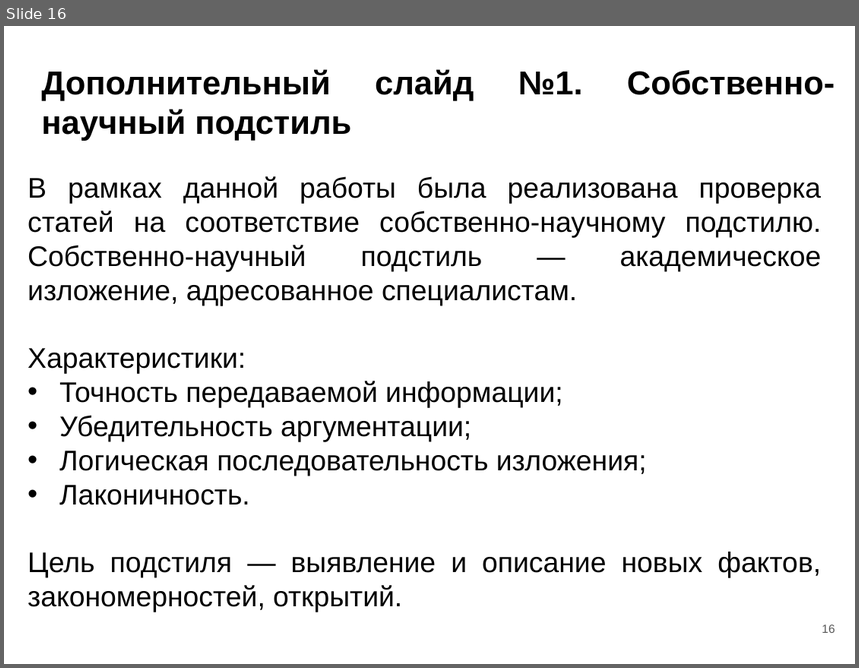
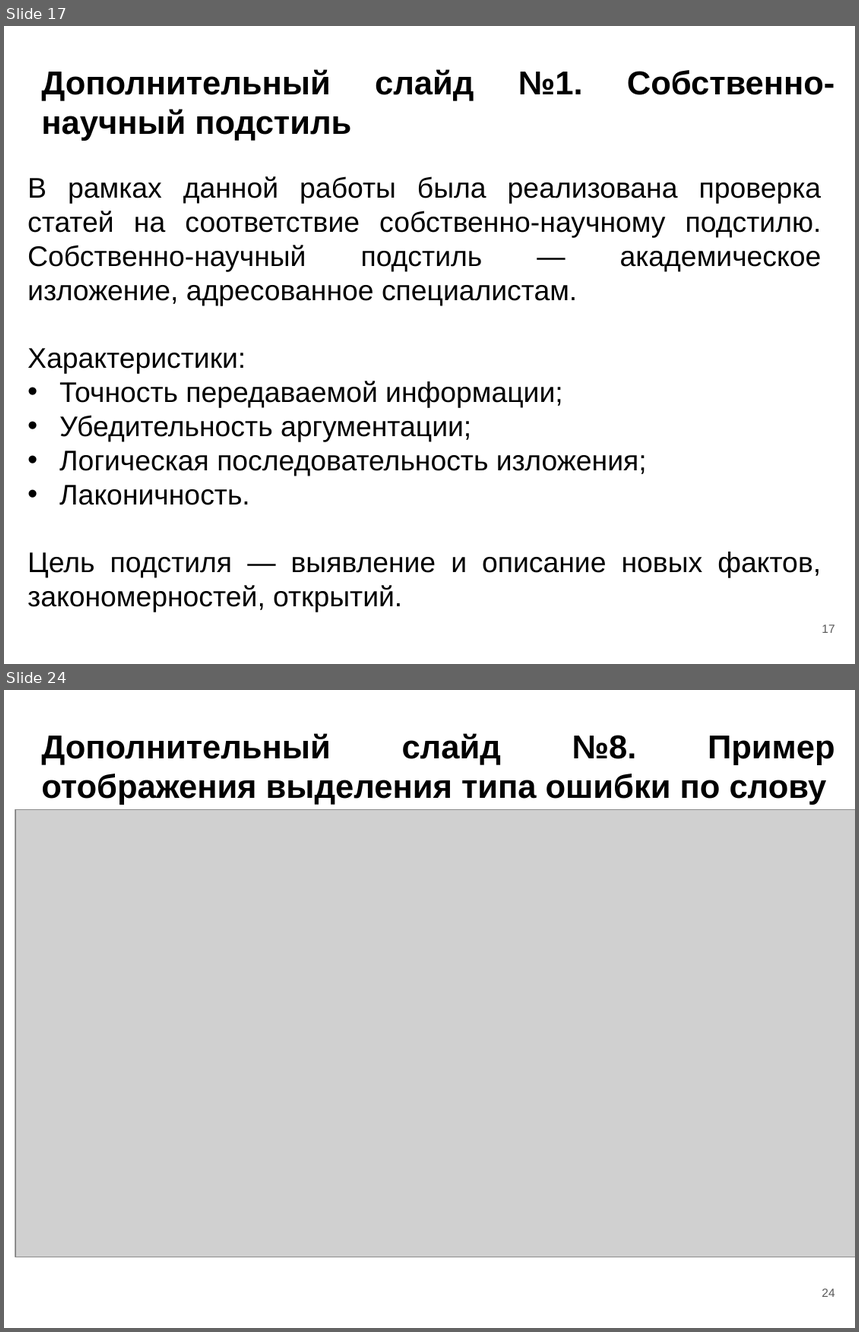
Before and after one commit to OSLL/sw-auto, a slide deck: paper_work/masters thesis/msc_slides.pptx. Shown one above the other, each under a label of ours: slide 16 before the commit, slides 17 and 24 after it; the slides between them are not shown. The pictures are 859x668 and 859x1332 pixels, drawn with LibreOffice and Linux fonts; fonts in the diff are those of the drawing; grey boxes stand for pictures. Boxes give left, top, right and bottom in pixels: in the first picture for what was removed or moved away, otherwise in the second. Text is boxed around its words. In the diff, an @@ line names an element or a change of style, - is before the commit and + after.

```diff
--- a/paper_work/masters thesis/msc_slides.pptx
+++ b/paper_work/masters thesis/msc_slides.pptx
@@ slide 24 added at (4,690,855,1328), background #FFFFFF @@
@@ title added at (41,733,835,805), 28 pt, text #000000, bold @@
+Дополнительный слайд №8. Пример отображения выделения типа ошибки по слову
@@ picture added at (15,810,855,1258) @@
@@ page number added at (822,1289,835,1297), 10 pt, text #595959 @@
+24
@@ what was slide 16 is now slide 17 @@
@@ page number at (822,625,835,633): text changed @@
-16
+17
```
Also in this commit, not shown: 4 slides changed, 10 other slides added, 3 other files.
